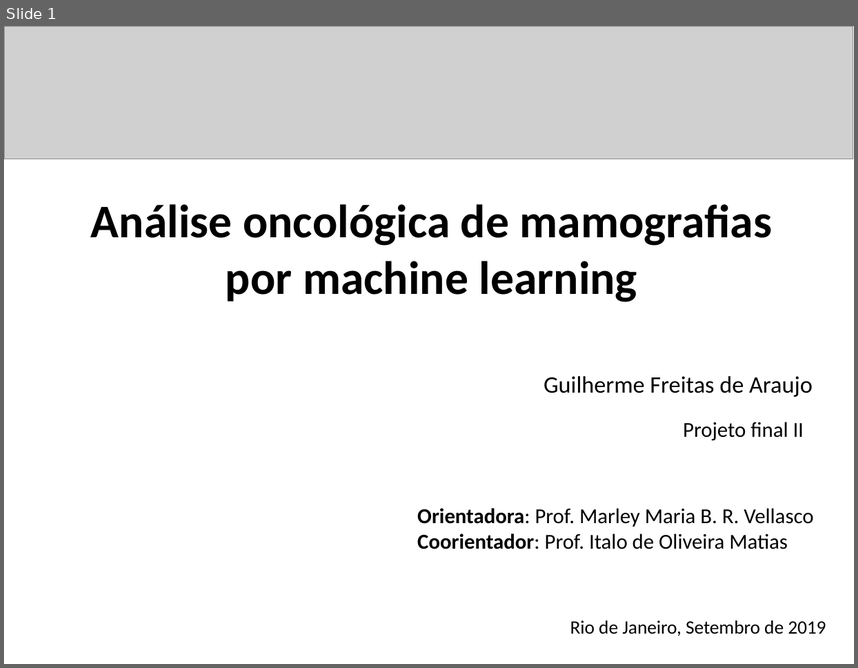
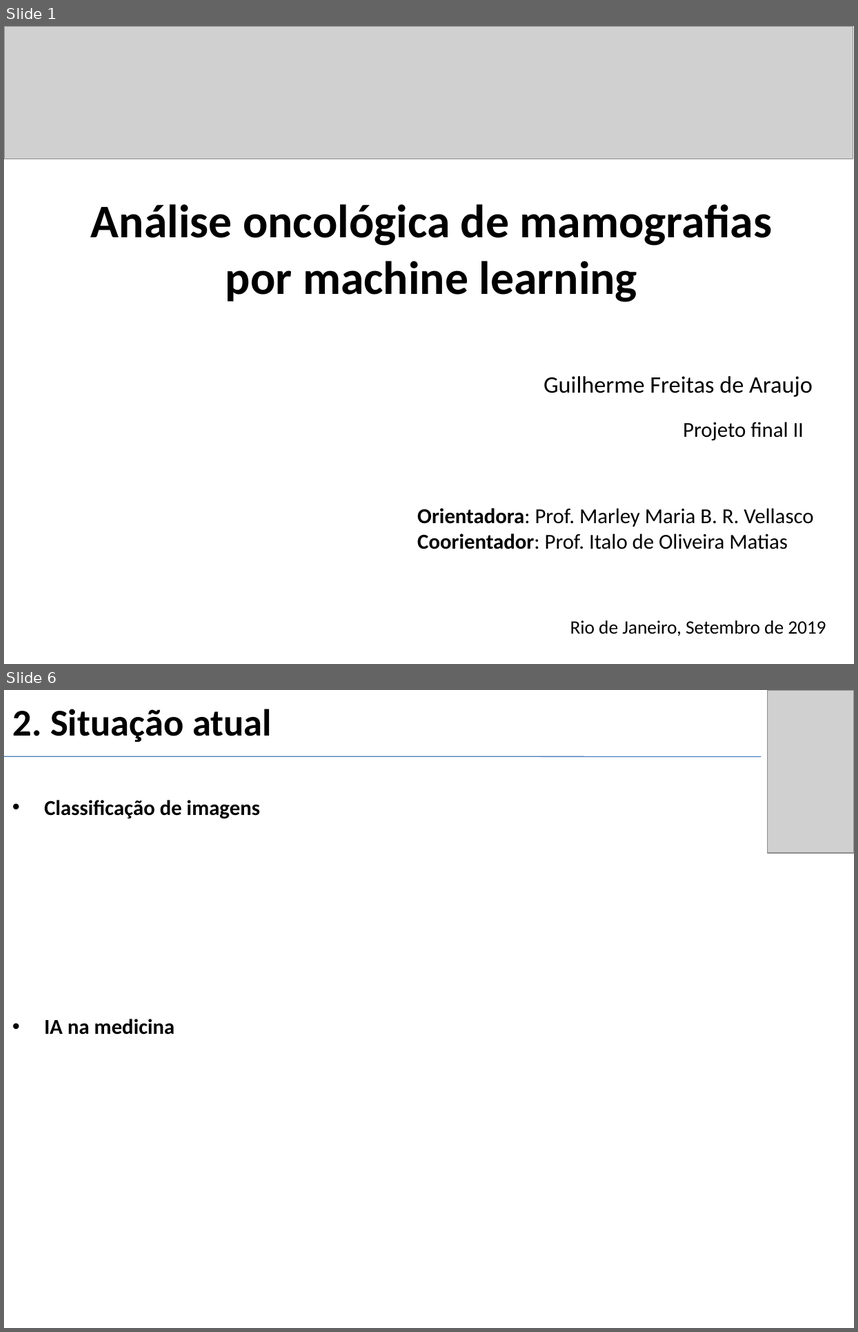
Before and after one commit to gui2524/TCC-BreastCancerNN, a slide deck: Projeto 2/docs/Slides_defesa.pptx. Shown one above the other, each under a label of ours: slide 1 before the commit, slides 1 and 6 after it; the slides between them are not shown. The pictures are 858x668 and 858x1332 pixels, drawn with LibreOffice and Linux fonts; fonts in the diff are those of the drawing; grey boxes stand for pictures. Boxes give left, top, right and bottom in pixels: in the first picture for what was removed or moved away, otherwise in the second. Text is boxed around its words. In the diff, an @@ line names an element or a change of style, - is before the commit and + after.

```diff
--- a/Projeto 2/docs/Slides_defesa.pptx
+++ b/Projeto 2/docs/Slides_defesa.pptx
@@ slide 6 added at (x1=4, y1=690, x2=854, y2=1328), background #FFFFFF @@
@@ title added at (x1=12, y1=709, x2=272, y2=742), 32 pt, text #000000, bold @@
+2. Situação atual
@@ picture added at (x1=767, y1=690, x2=854, y2=854) @@
@@ line added from (4, 756) to (762, 756), #4B7EBC 0.75 pt @@
@@ text added at (x1=44, y1=800, x2=260, y2=819), 18 pt, text #000000, bold @@
+• Classificação de imagens
@@ text added at (x1=44, y1=1018, x2=175, y2=1034), 18 pt, text #000000, bold @@
+• IA na medicina
```
Also in this commit, not shown: 4 other slides added, 1 slide removed, 1 other file.
